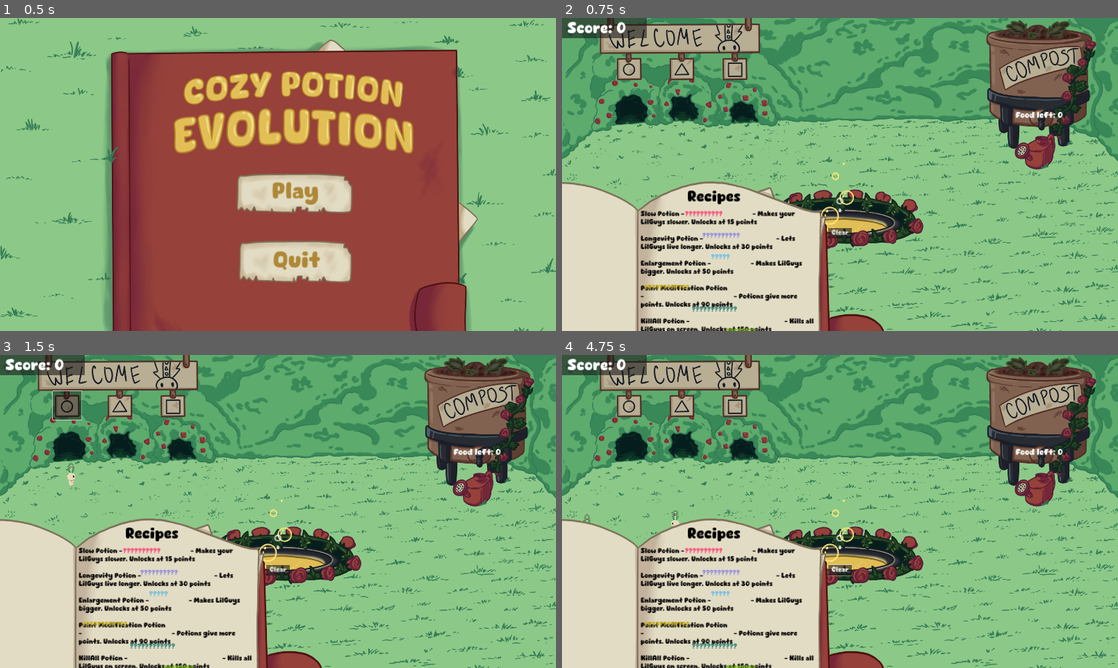
Above: before the commit, frames 1-4 (two rows, left to right).
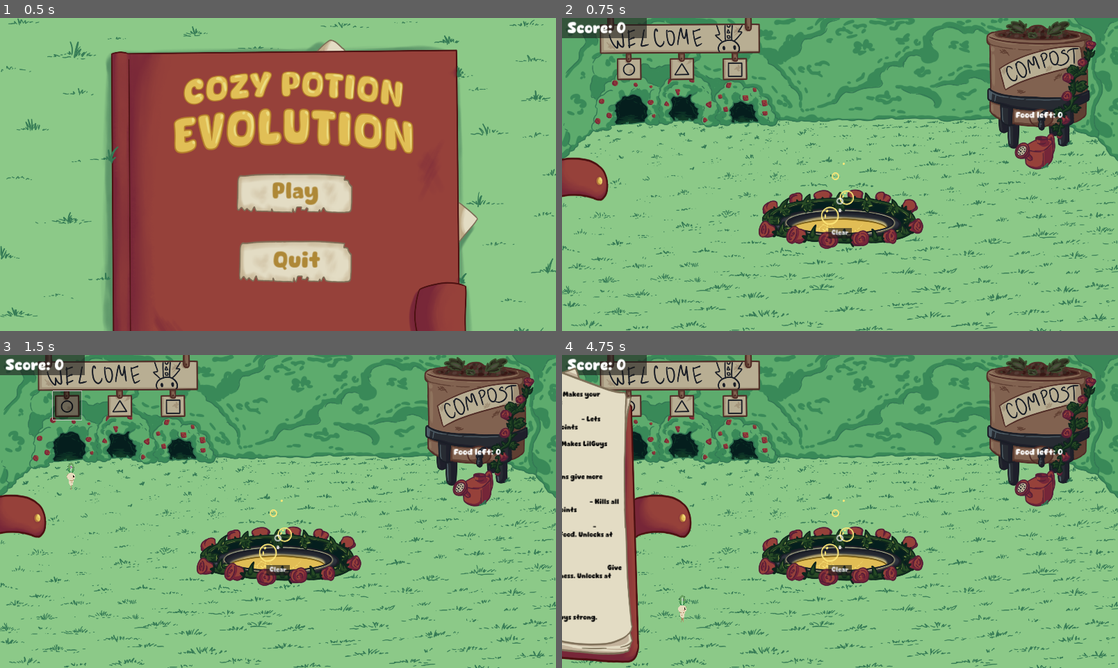
Above: after the commit, the same moments.

Repository: BoopEnthusiast/Cozy-Spring-Jam-2024
Game: Godot game, scene res://scenes/main_menu_screen.tscn
The game is run twice, just before and just after one commit, with the same random seed, the same clock (stepped at 60 frames per second) and the same inputs. Sound files missing from this copy of the repository are replaced by a short silence.
Inputs (mouse positions are in pixels of both pictures, inside the frame that each line leads up to):
- Up to frame 1 (0.5 s): no input
- Up to frame 2 (0.75 s): click "Play" at 0.5 s
- Up to frame 3 (1.5 s): click (66, 405) at 1.25 s
- Up to frame 4 (4.75 s): click (684, 405) at 2 s; click (734, 405) at 2.75 s; click "Clear" at 3.5 s; click (578, 517) at 4.27 s

Frame 1 is identical in both runs. In frame 2, 22% of the frame differs, in the area x 0-58%, y 44-100%; in frame 3, 22%; in frame 4, 24%, in the area x 0-58%, y 4-100%.

Commit message:
move book

Diff:
--- a/scenes/main.tscn
+++ b/scenes/main.tscn
@@ -81,10 +81,10 @@
 [node name="RecipesScreen" type="CanvasLayer" parent="."]
 
 [node name="RecipeBackground" parent="RecipesScreen" instance=ExtResource("8_hntjs")]
-offset_left = -3000.0
-offset_top = -429.0
-offset_right = 1293.0
-offset_bottom = 2542.0
+offset_left = -4920.0
+offset_top = -1509.0
+offset_right = -627.0
+offset_bottom = 1462.0
 
 [node name="AudioStreamPlayer" type="AudioStreamPlayer" parent="."]
 stream = ExtResource("10_fyh3d")
